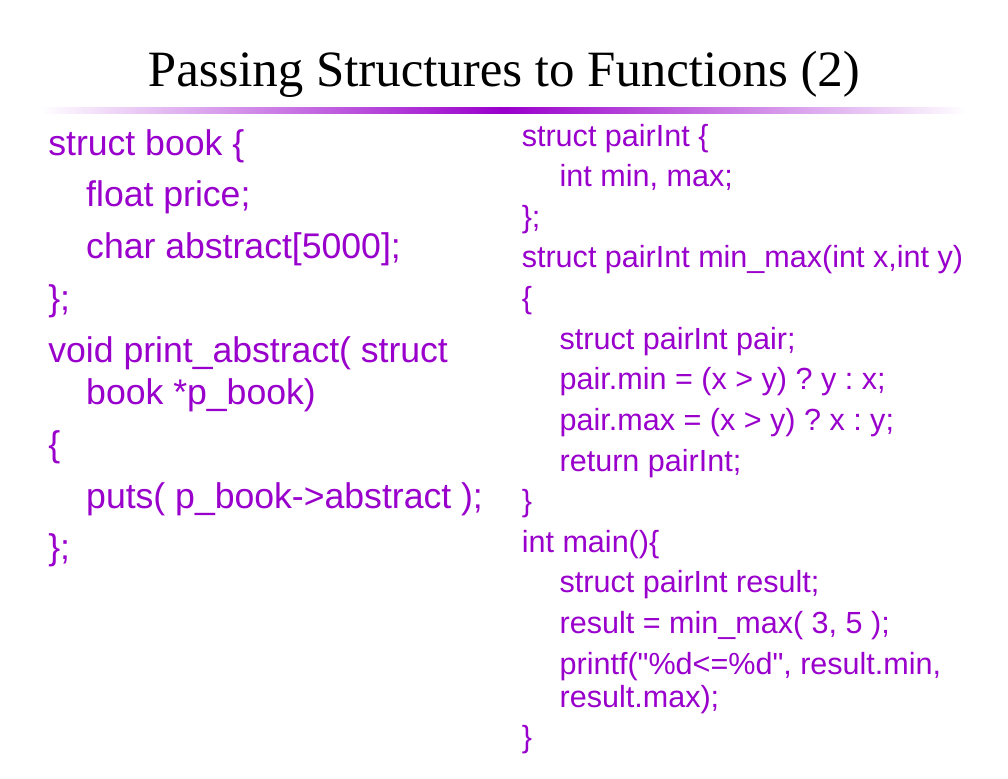
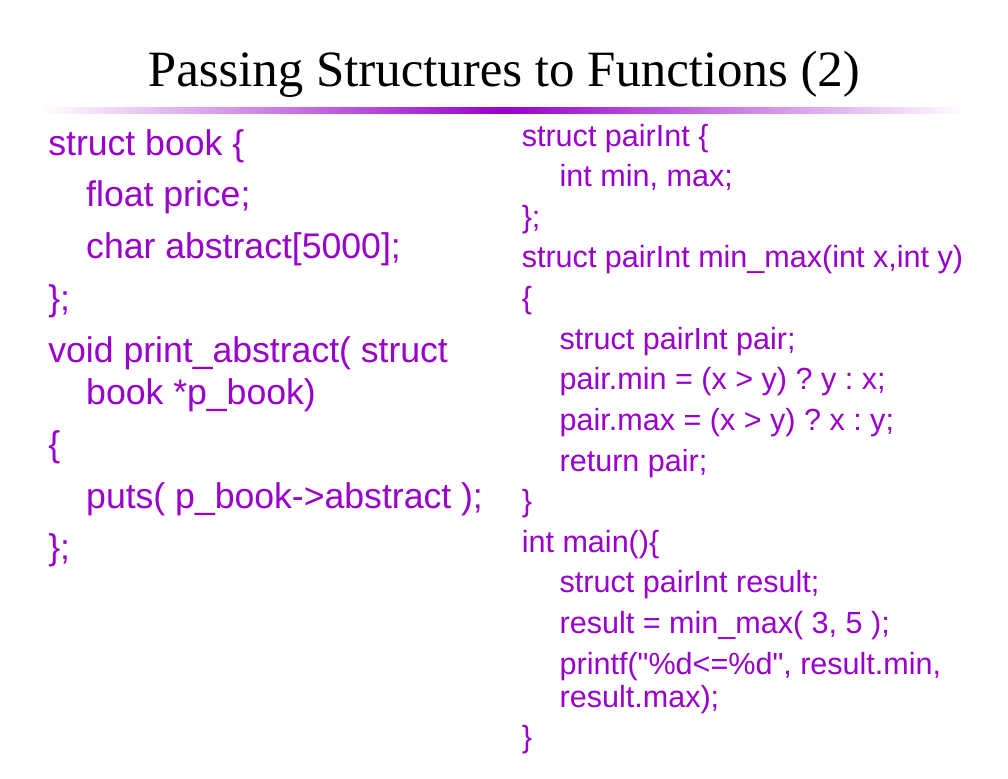
Before and after one commit to slow-J/TCD, a slide deck: slide 27 of Year2/CS2014/lectures_for_c/14 Structures.ppt. Drawn at 1008x779 pixels with LibreOffice and Linux fonts; fonts in the diff are those of the drawing. Boxes give left, top, right and bottom in pixels: in the first picture for what was removed or moved away, otherwise in the second. Text is boxed around its words. In the diff, an @@ line names an element or a change of style, - is before the commit and + after.

```diff
--- a/Year2/CS2014/lectures_for_c/14 Structures.ppt
+++ b/Year2/CS2014/lectures_for_c/14 Structures.ppt
@@ text at (560,449,707,476): text changed @@
-return pairInt;
+return pair;
```
Also in this commit, not shown: 1 other slide changed, 1 other file.
